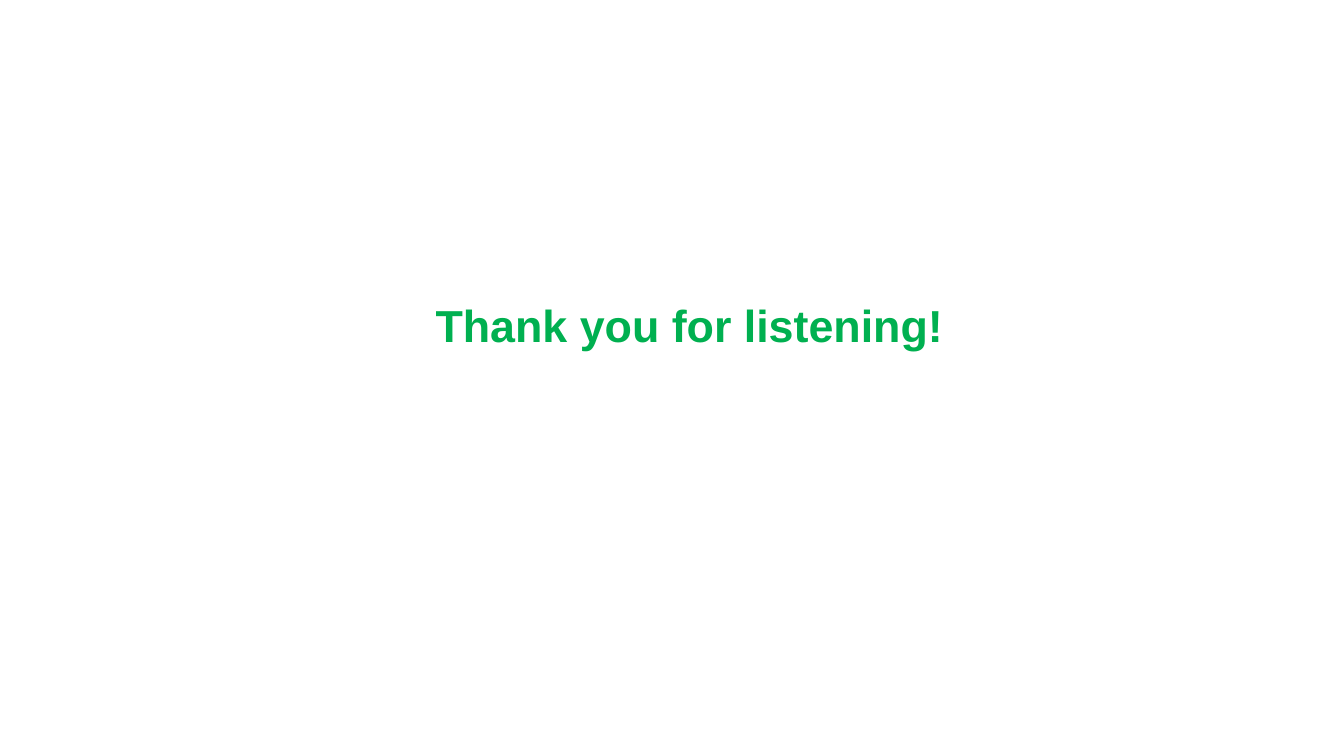
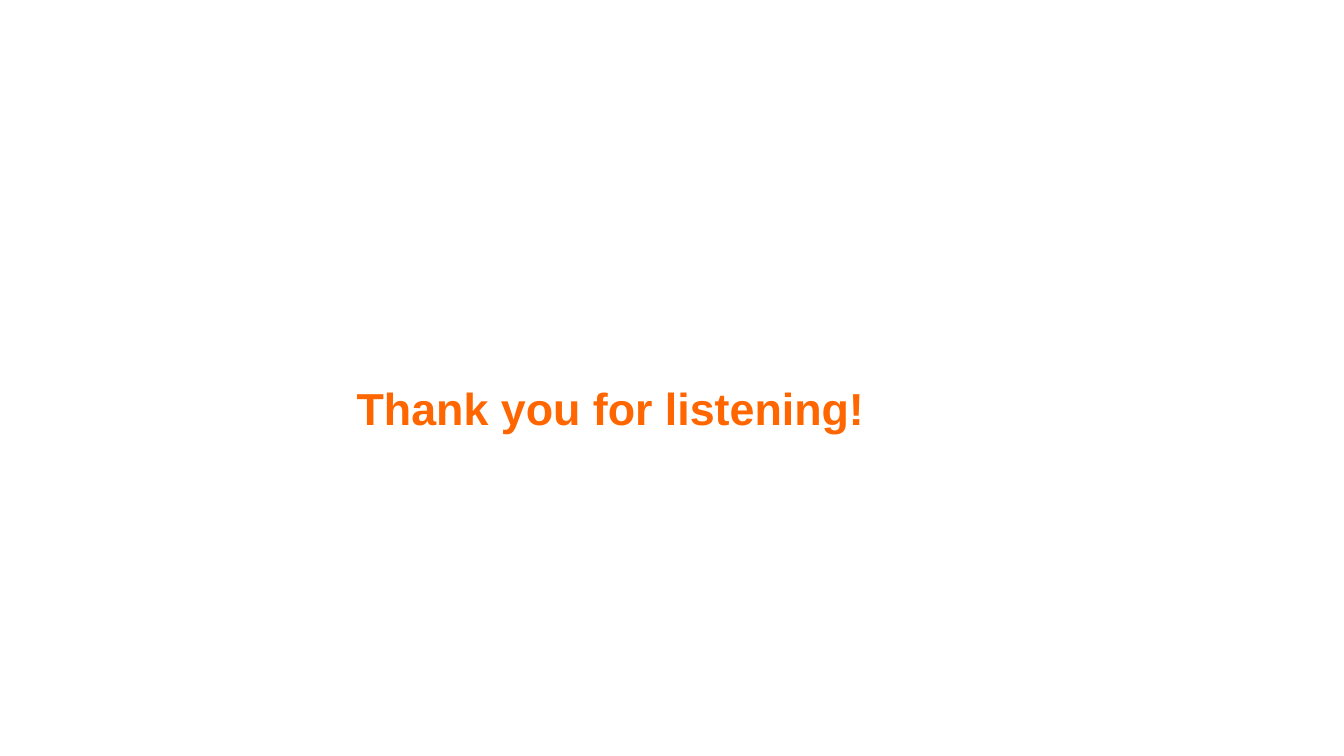
Before and after one commit to duyhelloworld/java-learning, a slide deck: slide 21 of DesignPatterns/slide_Design_Pattern.pptx. Drawn at 1344x756 pixels with LibreOffice and Linux fonts; fonts in the diff are those of the drawing; background and template pictures are left out. Boxes give left, top, right and bottom in pixels: in the first picture for what was removed or moved away, otherwise in the second. Text is boxed around its words. In the diff, an @@ line names an element or a change of style, - is before the commit and + after.

```diff
--- a/DesignPatterns/slide_Design_Pattern.pptx
+++ b/DesignPatterns/slide_Design_Pattern.pptx
@@ text "Thank you for listening!": place and size @@
-text "Thank you for listening!" at [436, 309, 943, 351]
+text "Thank you for listening!" at [357, 392, 864, 434]
@@ text "Thank you for listening!" at [357, 392, 864, 434]: text colour #00B050 to #FF6600, letter outline none to #00B0F0 0.5 pt @@
```
Also in this commit, not shown: 1 other slide changed.
